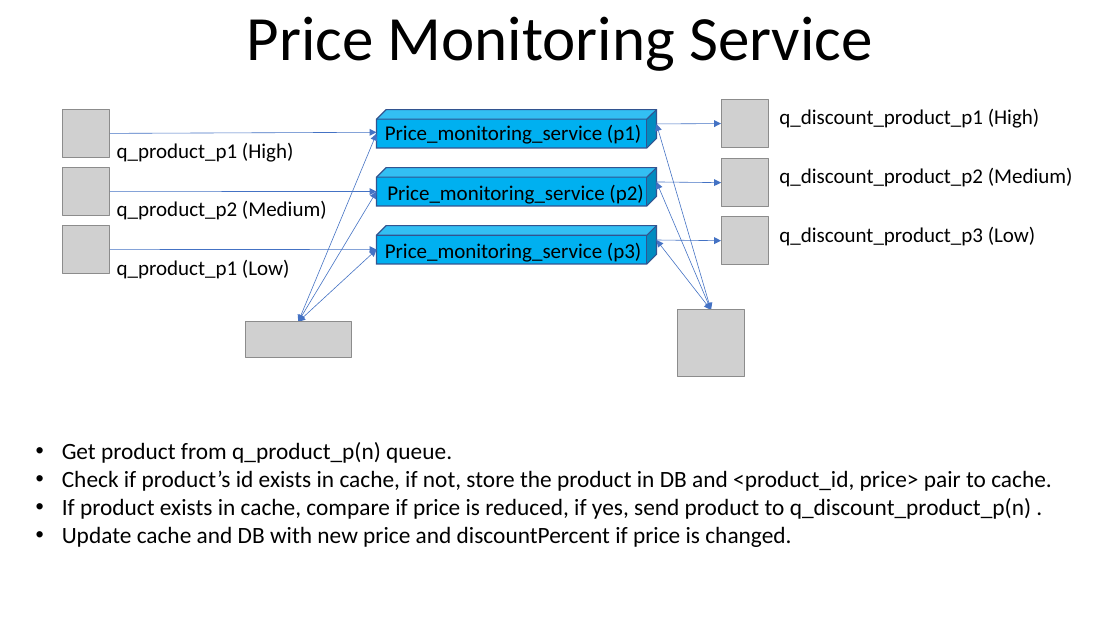
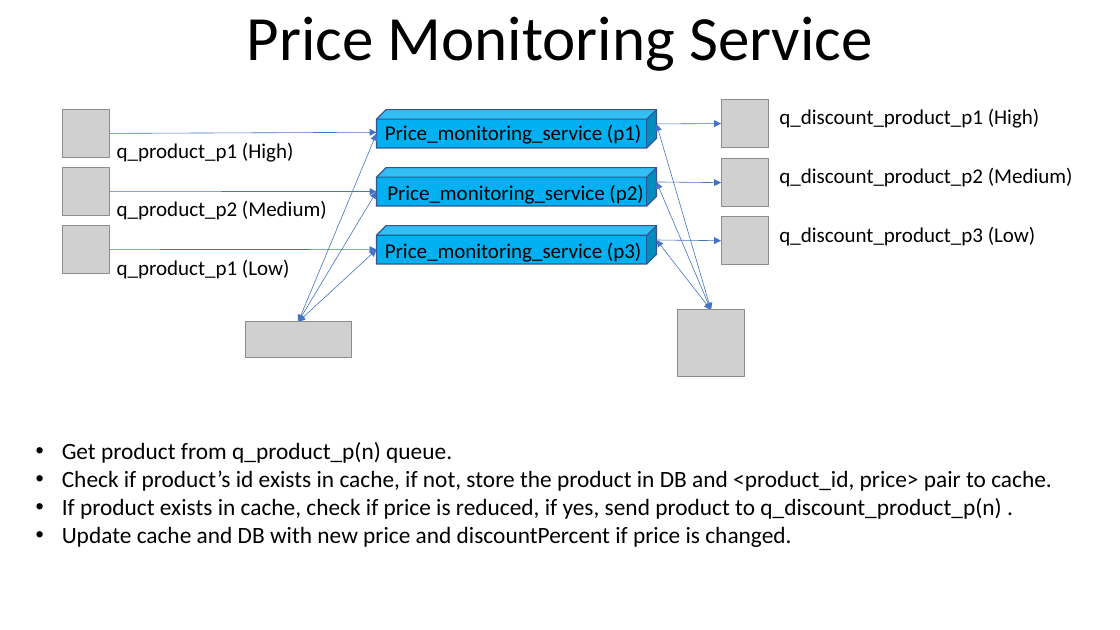
Before and after one commit to youhusky/price-monitoring-system, a slide deck: slide 8 of PriceMonitoringDesign.pptx. Drawn at 1120x630 pixels with LibreOffice and Linux fonts; fonts in the diff are those of the drawing; grey boxes stand for pictures. Boxes give left, top, right and bottom in pixels: in the first picture for what was removed or moved away, otherwise in the second. Text is boxed around its words. In the diff, an @@ line names an element or a change of style, - is before the commit and + after.

Commit message:
Update wording of pptx

```diff
--- a/PriceMonitoringDesign.pptx
+++ b/PriceMonitoringDesign.pptx
@@ text at box(62, 498, 1001, 519): text changed @@
-• If product exists in cache, compare if price is reduced, if yes, send product to q_discount_product_p(n) .
+• If product exists in cache, check if price is reduced, if yes, send product to q_discount_product_p(n) .
```
Also in this commit, not shown: 3 other slides changed.
